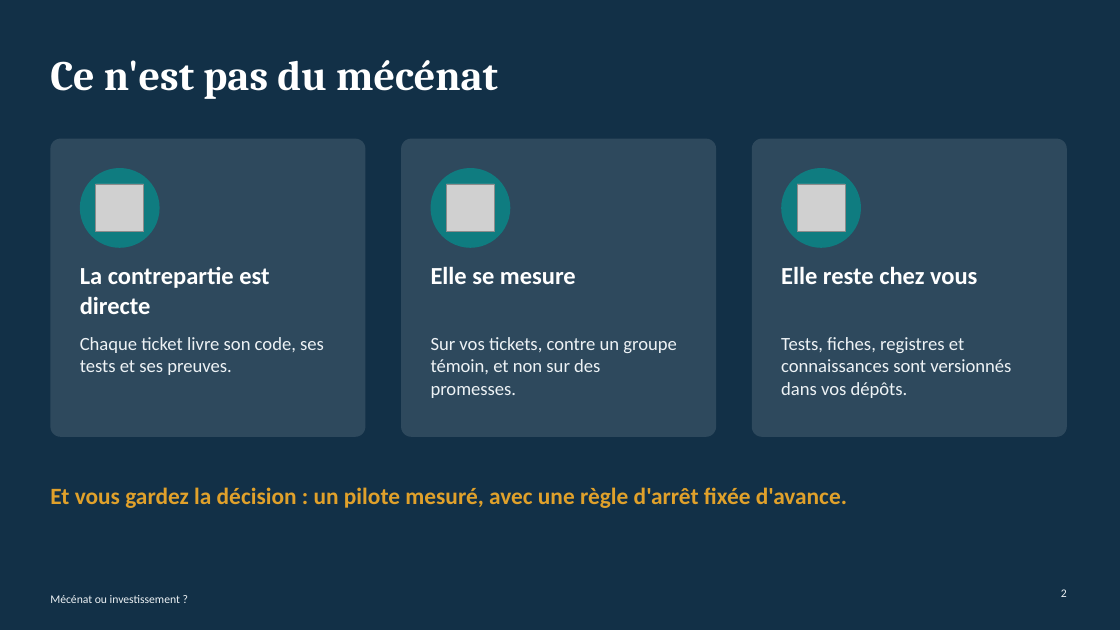
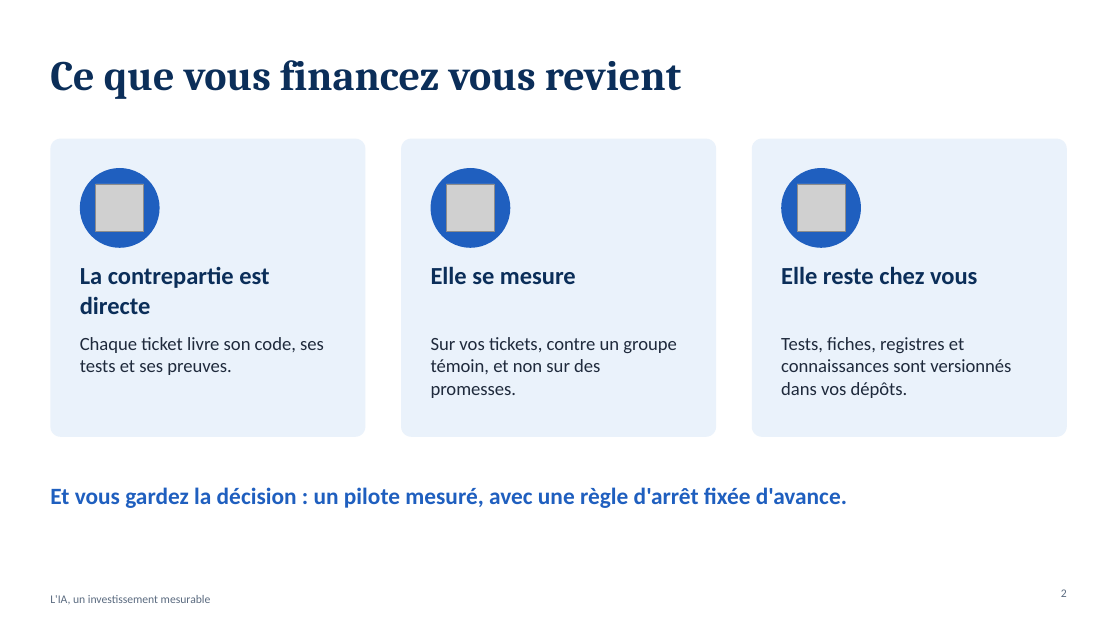
Before and after one commit to FredGarcia/Agent2Prompt, a slide deck: slide 2 of docs/presentation-valeur-ia/presentation-valeur-ia.pptx. Drawn at 1120x630 pixels with LibreOffice and Linux fonts; fonts in the diff are those of the drawing; grey boxes stand for pictures. Boxes give left, top, right and bottom in pixels: in the first picture for what was removed or moved away, otherwise in the second. Text is boxed around its words. In the diff, an @@ line names an element or a change of style, - is before the commit and + after.

```diff
--- a/docs/presentation-valeur-ia/presentation-valeur-ia.pptx
+++ b/docs/presentation-valeur-ia/presentation-valeur-ia.pptx
@@ background #123047 to #FFFFFF @@
@@ title at <box>50,60,681,99</box>: text changed; text colour #FFFFFF to #0B2E59 @@
-Ce n'est pas du mécénat
+Ce que vous financez vous revient
@@ fill #FFFFFF at 12% opacity to #EAF2FB in 3 elements at <box>50,139,365,437</box>, <box>402,139,717,437</box>, <box>752,139,1067,437</box> @@
@@ fill #0F7C80 to #1F5FBF in 3 elements at <box>80,168,160,248</box>, <box>430,168,510,248</box>, <box>781,168,861,248</box> @@
@@ text colour #FFFFFF to #0B2E59 in 3 elements at <box>80,267,269,314</box>, <box>431,266,576,284</box>, <box>781,266,977,284</box> @@
@@ text colour #EDF2F5 to #1F2A3C in 3 elements at <box>80,337,324,375</box>, <box>431,337,677,398</box>, <box>781,337,1011,398</box> @@
@@ text "Et vous gardez la décision ..." at <box>50,487,847,508</box>: text colour #E0A12B to #1F5FBF @@
@@ text at <box>50,595,211,604</box>: text changed; text colour #EDF2F5 to #5B6B80 @@
-Mécénat ou investissement ?
+L'IA, un investissement mesurable
@@ page number at <box>1061,589,1067,597</box>: text colour #EDF2F5 to #5B6B80 @@
```
Also in this commit, not shown: 15 other slides changed, 1 slide removed, 3 other files.
